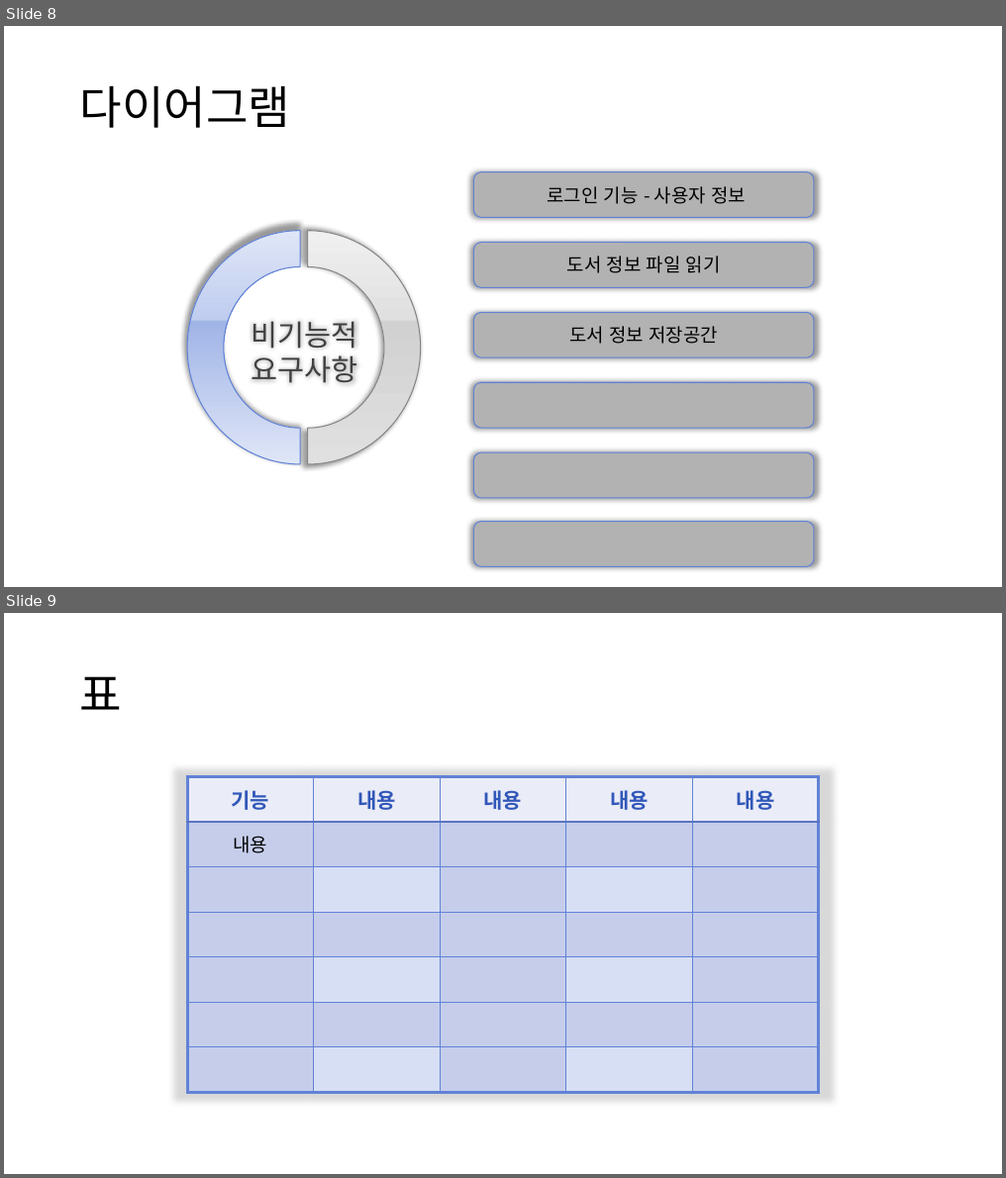
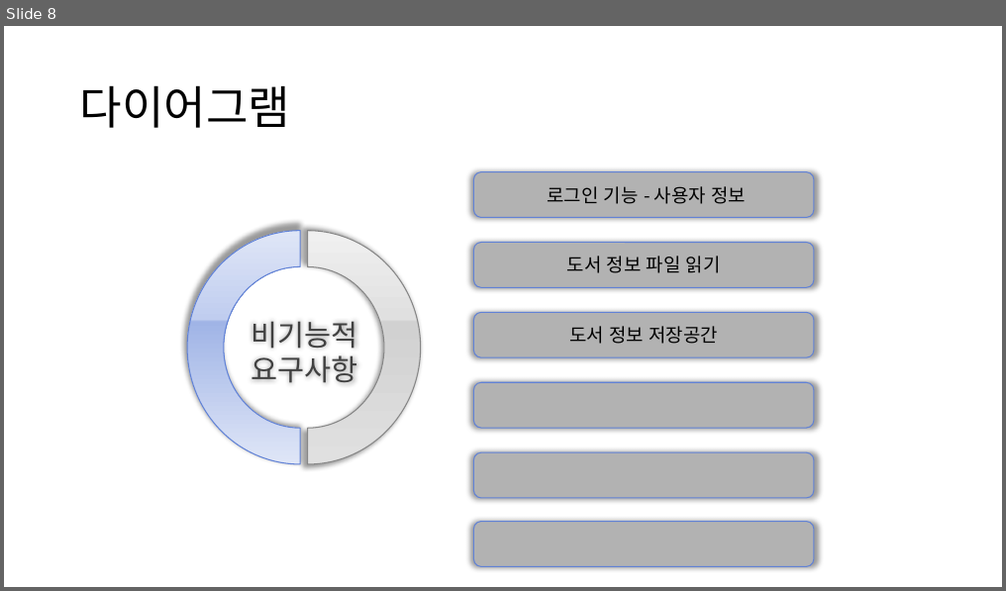
Before and after one commit to kimsungyeon0613/project02, a slide deck: 개발계획서 그림.pptx. Shown one above the other, each under a label of ours: slides 8 and 9 before the commit, slide 8 after it. The pictures are 1006x1178 and 1006x591 pixels, drawn with LibreOffice and Linux fonts; fonts in the diff are those of the drawing. Boxes give left, top, right and bottom in pixels: in the first picture for what was removed or moved away, otherwise in the second. Text is boxed around its words. In the diff, an @@ line names an element or a change of style, - is before the commit and + after.

```diff
--- a/개발계획서 그림.pptx
+++ b/개발계획서 그림.pptx
@@ slide 9 removed at (x1=4, y1=613, x2=1002, y2=1174), background #FFFFFF @@
@@ title removed at (x1=80, y1=676, x2=122, y2=710) @@
-표
@@ table removed at (x1=187, y1=777, x2=820, y2=1093), 7 rows, 5 columns @@
-기능 | 내용 | 내용 | 내용 | 내용
-내용 |  |  |  | 
- |  |  |  | 
- |  |  |  | 
- |  |  |  | 
- |  |  |  | 
- |  |  |  | 
```
Also in this commit, not shown: 2 slides added, 21 other files.
